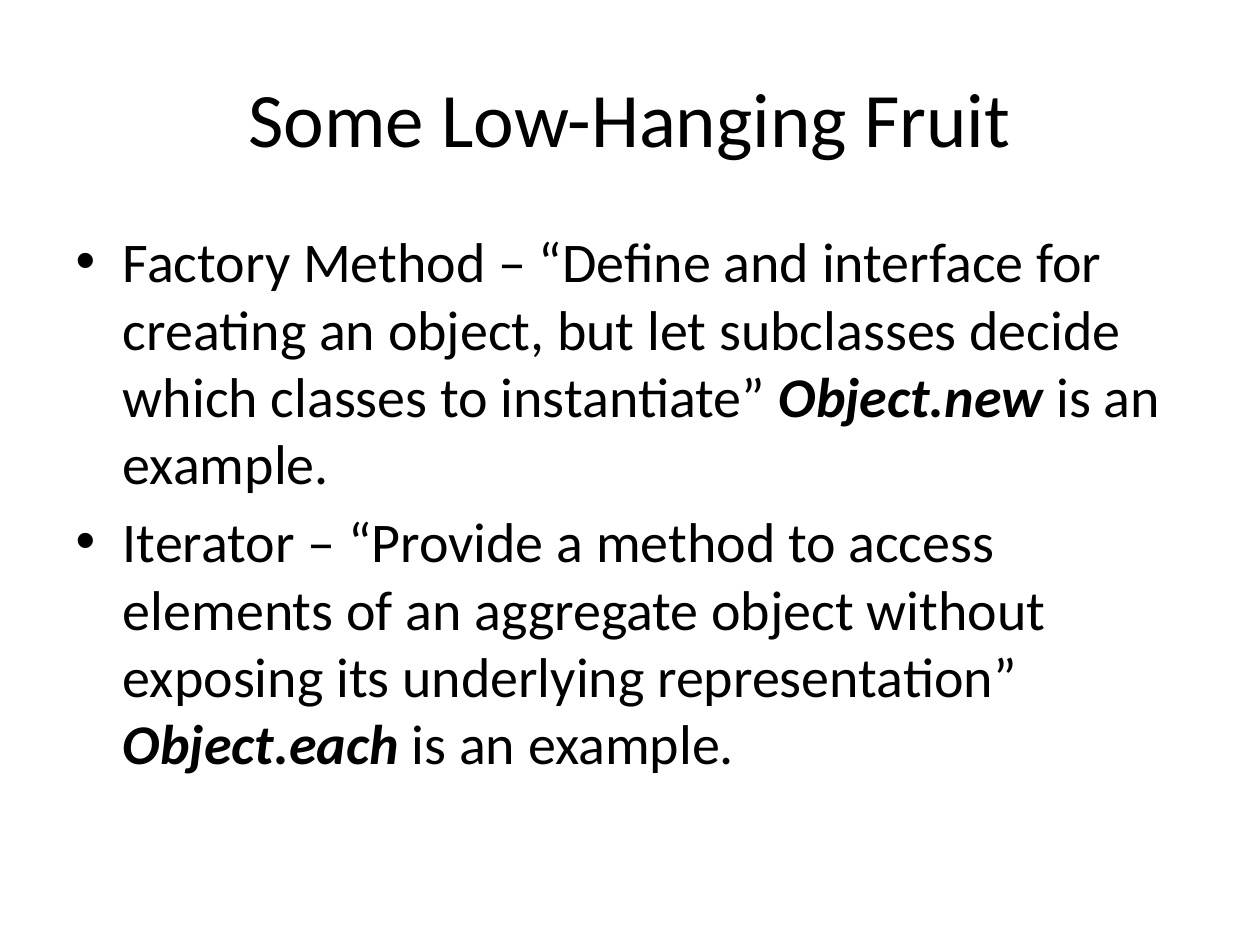
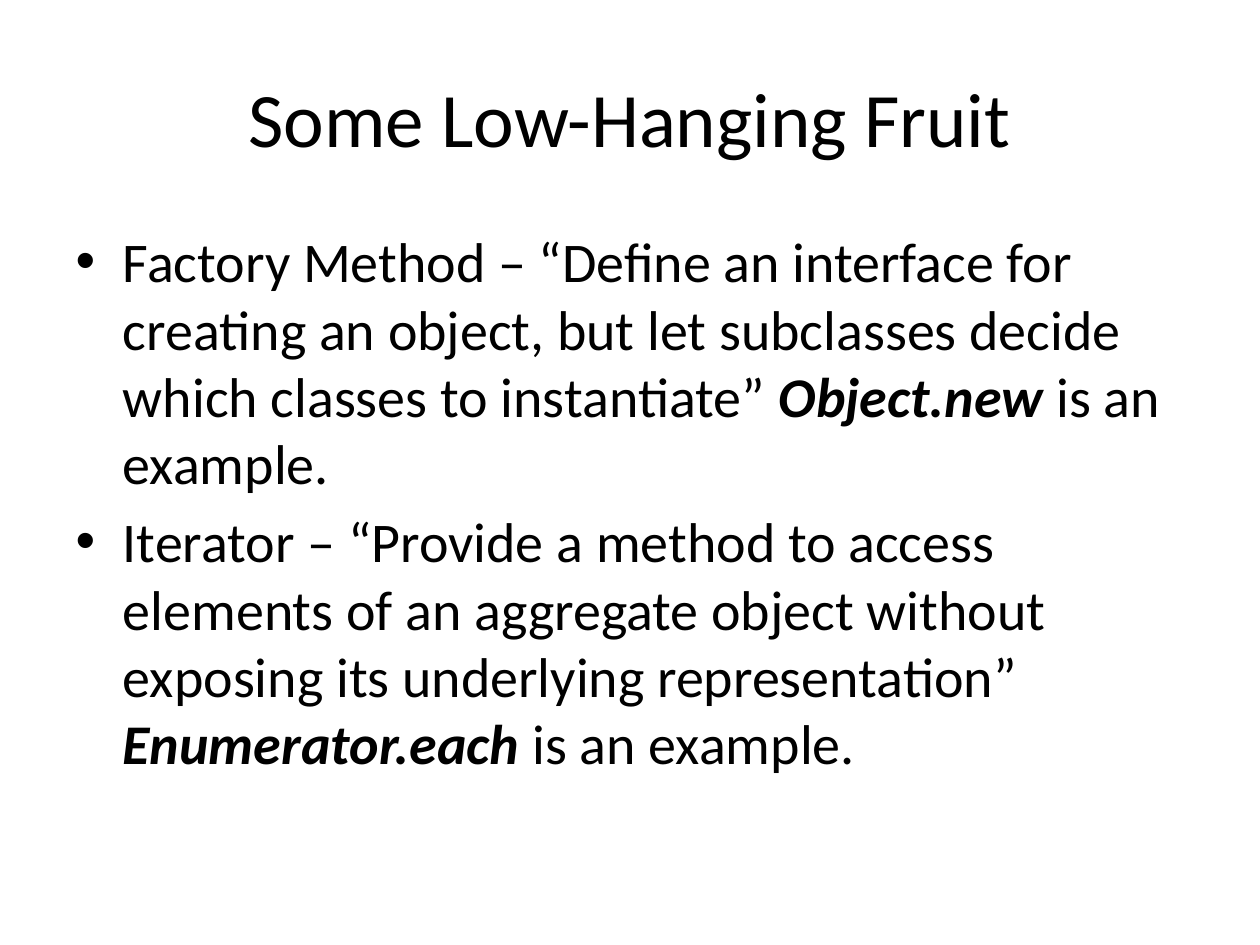
Before and after one commit to john-fitzpatrick/design_patterns, a slide deck: slide 3 of DesignPatterns.pptx. Drawn at 1260x945 pixels with LibreOffice and Linux fonts; fonts in the diff are those of the drawing. Boxes give left, top, right and bottom in pixels: in the first picture for what was removed or moved away, otherwise in the second. Text is boxed around its words. In the diff, an @@ line names an element or a change of style, - is before the commit and + after.

Commit message:
fixed some typos in presentation

```diff
--- a/DesignPatterns.pptx
+++ b/DesignPatterns.pptx
@@ text at (x1=123, y1=241, x2=1160, y2=773): text changed @@
-• Factory Method – “Define and interface for creating an object, but let subclasses decide which classes to instantiate” Object.new is an example.
-• Iterator – “Provide a method to access elements of an aggregate object without exposing its underlying representation” Object.each is an example.
+• Factory Method – “Define an interface for creating an object, but let subclasses decide which classes to instantiate” Object.new is an example.
+• Iterator – “Provide a method to access elements of an aggregate object without exposing its underlying representation” Enumerator.each is an example.
```
Also in this commit, not shown: 6 other slides changed, 1 other file.
